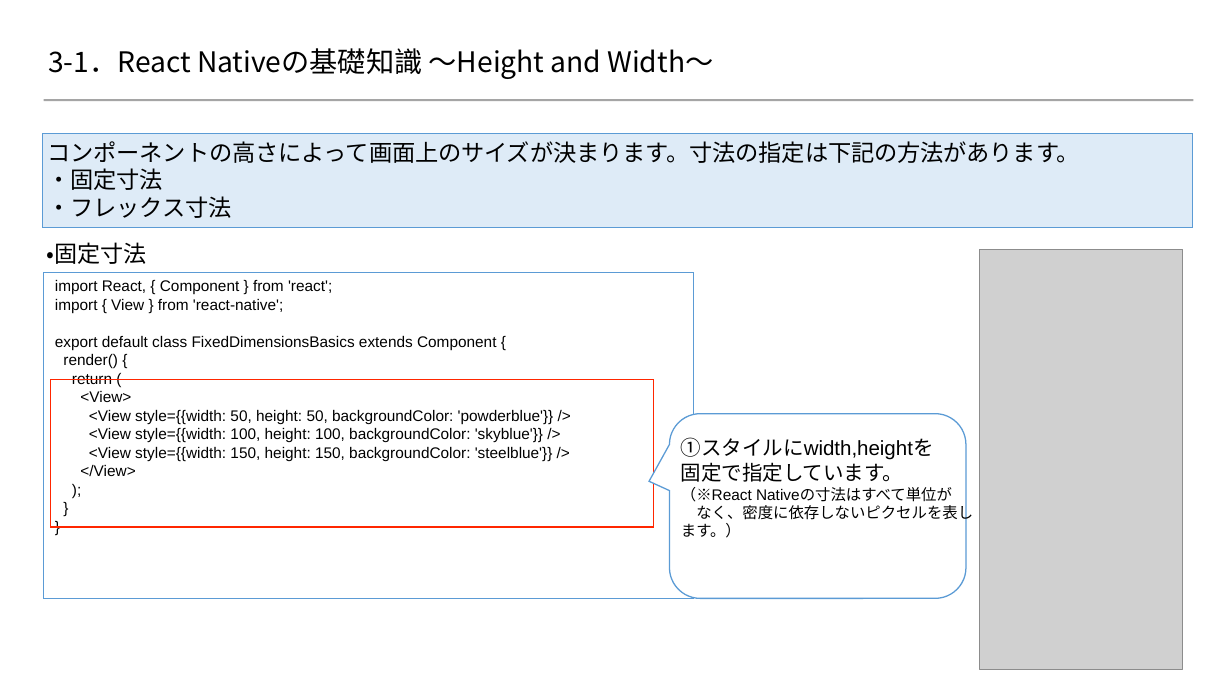
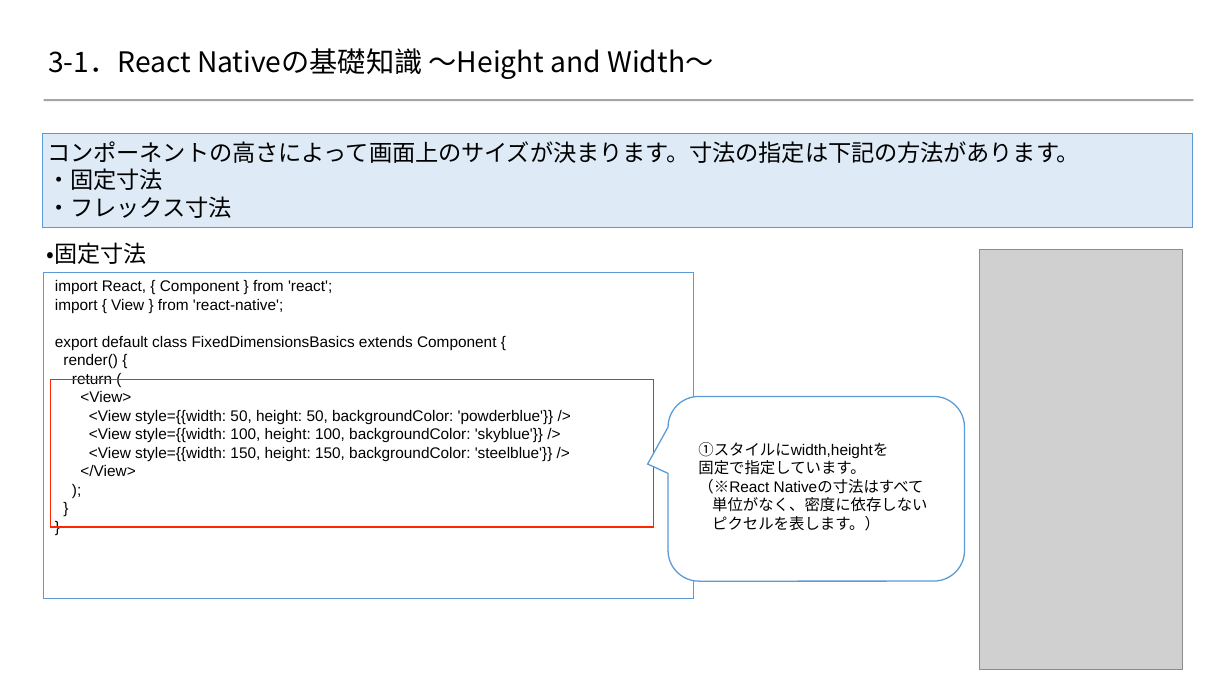
Before and after one commit to 2018SYSTEMI34/diary, a slide deck: slide 4 of doc/02_SlideShare/01.ネタ/３_ReactNative基礎知識/react-native.pptx. Drawn at 1232x693 pixels with LibreOffice and Linux fonts; fonts in the diff are those of the drawing; grey boxes stand for pictures; background and template pictures are left out. Boxes give left, top, right and bottom in pixels: in the first picture for what was removed or moved away, otherwise in the second. Text is boxed around its words. In the diff, an @@ line names an element or a change of style, - is before the commit and + after.

Commit message:
ReactNative基礎知識_追加ページ２
ReactNative基礎知識_追加ページ２

```diff
--- a/doc/02_SlideShare/01.ネタ/３_ReactNative基礎知識/react-native.pptx
+++ b/doc/02_SlideShare/01.ネタ/３_ReactNative基礎知識/react-native.pptx
@@ rounded speech box: place and size @@
-rounded speech box at bbox=[670, 414, 967, 599]
+rounded speech box at bbox=[668, 396, 965, 581]
@@ text "①スタイルにwidth,heightを": place and size @@
-text "①スタイルにwidth,heightを" at bbox=[681, 437, 973, 538]
+text "①スタイルにwidth,heightを" at bbox=[698, 442, 927, 531]
@@ text at bbox=[698, 442, 888, 475]: size 16 to 12 pt in "①スタイルにwidth,heightを", "固定で指定しています。" @@
@@ text at bbox=[698, 479, 927, 531]: text changed @@
-（※React Nativeの寸法はすべて単位が
-なく、密度に依存しないピクセルを表します。）
+（※React Nativeの寸法はすべて
+単位がなく、密度に依存しない
+ピクセルを表します。）
```
Also in this commit, not shown: 6 other slides changed, 3 slides added.
